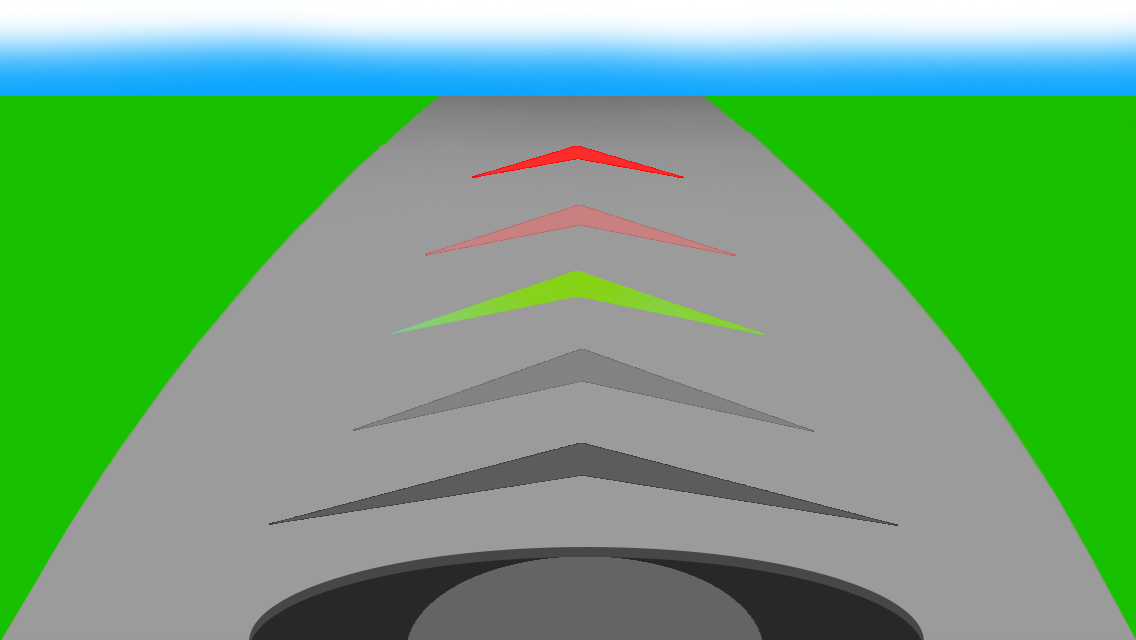
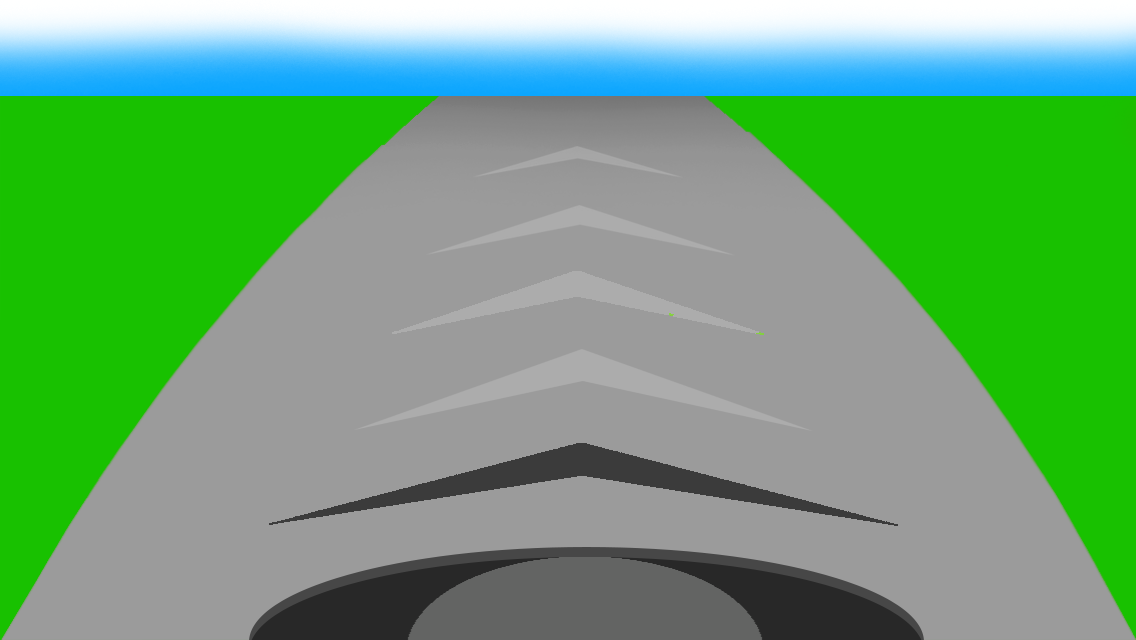
Comparing the layer stacks of the two 1136 × 640 images. Changes:
hid "1 ON" over (472, 146, 684, 178)
hid "2 ON" over (425, 205, 736, 256)
showed "Target" over (392, 271, 759, 334)
hid "Target_ON" over (392, 271, 759, 334)
hid "4 ON" over (353, 349, 814, 432)
hid "5" over (271, 443, 896, 525)
